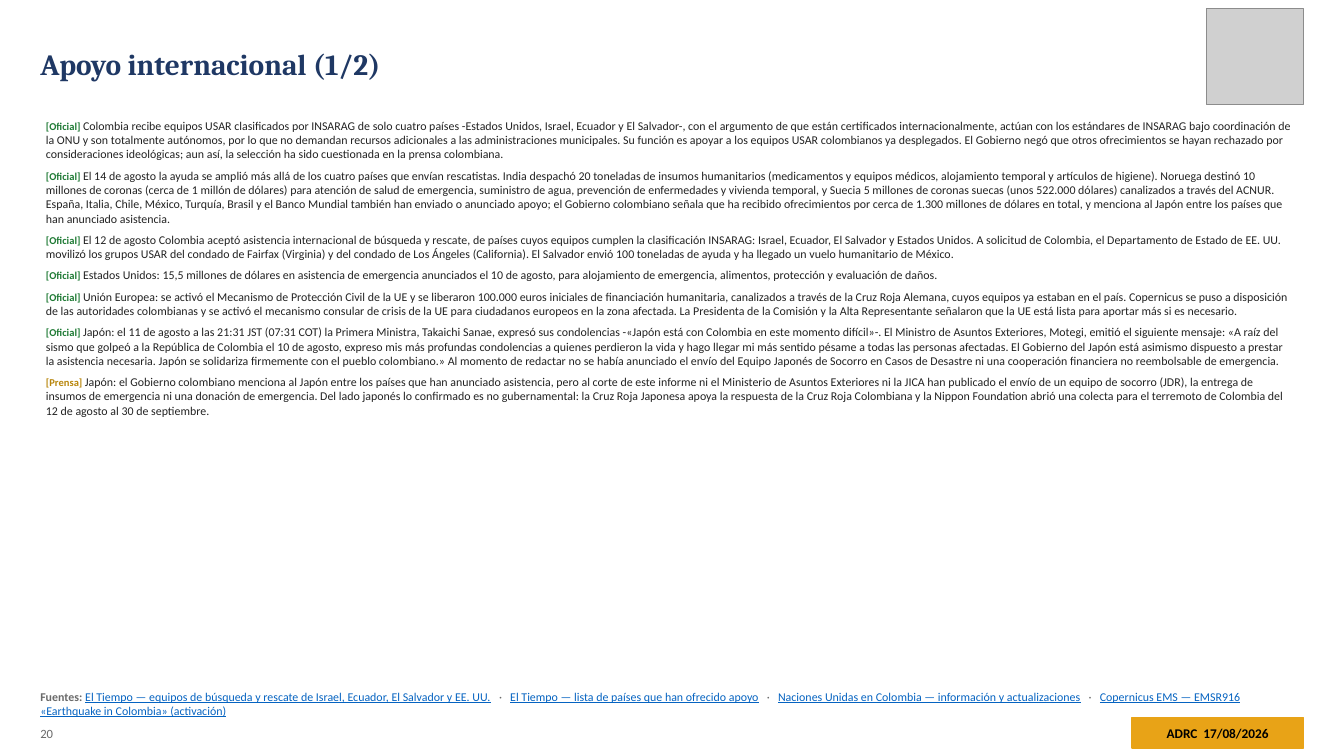
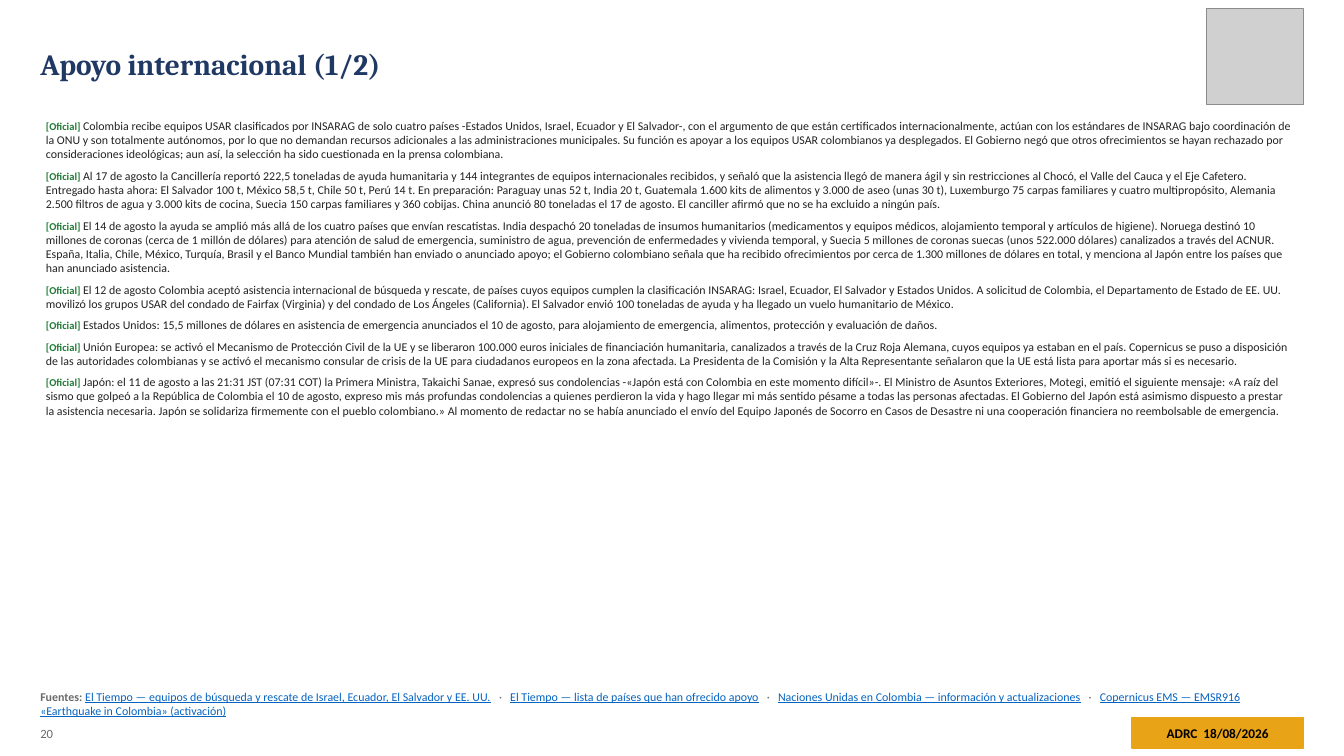
Before and after one commit to kochobi-max/whatsmap, a slide deck: slide 20 of reports/colombia_eq_20260810/output/ADRC_EQ_COL_Choco_20260810_ES.pptx. Drawn at 1344x756 pixels with LibreOffice and Linux fonts; fonts in the diff are those of the drawing; grey boxes stand for pictures. Boxes give left, top, right and bottom in pixels: in the first picture for what was removed or moved away, otherwise in the second. Text is boxed around its words. In the diff, an @@ line names an element or a change of style, - is before the commit and + after.

```diff
--- a/reports/colombia_eq_20260810/output/ADRC_EQ_COL_Choco_20260810_ES.pptx
+++ b/reports/colombia_eq_20260810/output/ADRC_EQ_COL_Choco_20260810_ES.pptx
@@ text at (46,171,1275,210): paragraph added @@
+• [Oficial] Al 17 de agosto la Cancillería reportó 222,5 toneladas de ayuda humanitaria y 144 integrantes de equipos internacionales recibidos, y señaló que la asistencia llegó de manera ágil y sin restricciones al Chocó, el Valle del Cauca y el Eje Cafetero. Entregado hasta ahora: El Salvador 100 t, México 58,5 t, Chile 50 t, Perú 14 t. En preparación: Paraguay unas 52 t, India 20 t, Guatemala 1.600 kits de alimentos y 3.000 de aseo (unas 30 t), Luxemburgo 75 carpas familiares y cuatro multipropósito, Alemania 2.500 filtros de agua y 3.000 kits de cocina, Suecia 150 carpas familiares y 360 cobijas. China anunció 80 toneladas el 17 de agosto. El canciller afirmó que no se ha excluido a ningún país.
@@ text at (46,377,1283,417): paragraph removed @@
-• [Prensa] Japón: el Gobierno colombiano menciona al Japón entre los países que han anunciado asistencia, pero al corte de este informe ni el Ministerio de Asuntos Exteriores ni la JICA han publicado el envío de un equipo de socorro (JDR), la entrega de insumos de emergencia ni una donación de emergencia. Del lado japonés lo confirmado es no gubernamental: la Cruz Roja Japonesa apoya la respuesta de la Cruz Roja Colombiana y la Nippon Foundation abrió una colecta para el terremoto de Colombia del 12 de agosto al 30 de septiembre.
@@ text at (1167,728,1268,739): text changed @@
-ADRC 17/08/2026
+ADRC 18/08/2026
```
Also in this commit, not shown: 35 other slides changed, 1 slide added, 8 other files.
